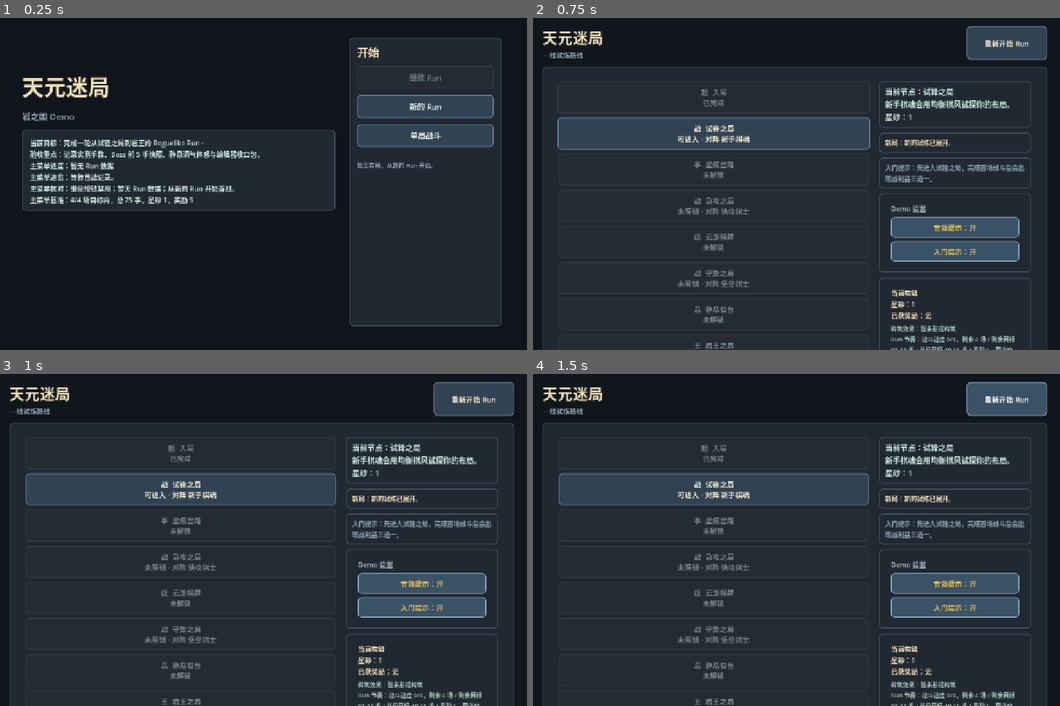
Above: before the commit, frames 1-4 (two rows, left to right).
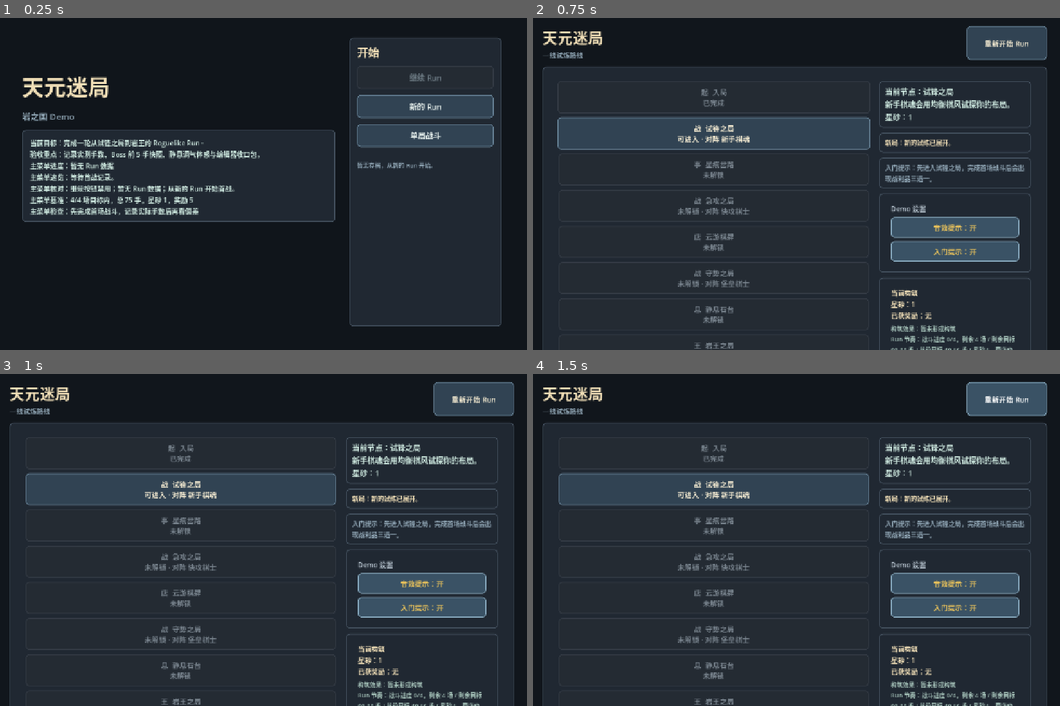
Above: after the commit, the same moments.

Repository: eason522/game
Game: Godot game, scene res://scenes/ui/MainMenu.tscn
Same seed, same stepped clock (60 frames per second), same inputs: the game is played once before the commit and once after it.
Inputs:
- Up to frame 1 (0.25 s): no input
- Up to frame 2 (0.75 s): click "新的 Run" at 0.5 s
- Up to frame 3 (1 s): no input
- Up to frame 4 (1.5 s): click "重新开始 Run" at 1.25 s

The runs differ from the first frame. In frame 1, 0.8% of the frame differs, in the area x 4-64%, y 56-62%; in frame 2, nothing differs; in frame 3, nothing differs; in frame 4, nothing differs.

Commit message:
推进主菜单检查项
本轮在主菜单摘要中复用实机试玩检查清单，按当前存档进度提示先完成首战或继续补齐完整 Run 样本，降低从主菜单恢复试玩时的判断成本。

验证：顺序运行 Godot headless 冒烟套件，并加载 RunMapScene 场景通过。

Diff:
--- a/scripts/ui/MainMenu.gd
+++ b/scripts/ui/MainMenu.gd
@@ -89,7 +89,7 @@
 
 	var summary_panel := PanelContainer.new()
 	summary_panel.add_theme_stylebox_override("panel", panel_style)
-	summary_panel.custom_minimum_size = Vector2(0, 184)
+	summary_panel.custom_minimum_size = Vector2(0, 212)
 	left.add_child(summary_panel)
 
 	summary_label = Label.new()
@@ -160,19 +160,21 @@
 		var snapshot_lines: Array = playtest_simulator.get_live_playtest_snapshot_lines(resume_state)
 		continue_button.text = _resume_button_text(resume_state)
 		status_label.text = "检测到可继续的 Run。\n%s" % _first_line(next_action_lines)
-		summary_label.text = "%s\n主菜单进度：%s\n主菜单速览：%s\n%s\n%s" % [
+		summary_label.text = "%s\n主菜单进度：%s\n主菜单速览：%s\n%s\n%s\n%s" % [
 			_base_summary_text(),
 			_first_line(snapshot_lines).trim_prefix("实机快照："),
 			" / ".join(closeout_lines),
 			_get_main_menu_check_line(resume_state, snapshot_lines, closeout_lines),
 			_get_main_menu_baseline_line(),
+			_get_main_menu_playtest_check_line(resume_state),
 		]
 	else:
 		continue_button.text = "继续 Run"
 		status_label.text = "暂无存档，从新的 Run 开始。"
-		summary_label.text = "%s\n主菜单进度：暂无 Run 数据\n主菜单速览：等待首战记录。\n主菜单核对：继续按钮禁用；暂无 Run 数据；从新的 Run 开始首战。\n%s" % [
+		summary_label.text = "%s\n主菜单进度：暂无 Run 数据\n主菜单速览：等待首战记录。\n主菜单核对：继续按钮禁用；暂无 Run 数据；从新的 Run 开始首战。\n%s\n%s" % [
 			_base_summary_text(),
 			_get_main_menu_baseline_line(),
+			_get_main_menu_playtest_check_line(null),
 		]
 
 
@@ -226,6 +228,11 @@
 	]
 
 
+func _get_main_menu_playtest_check_line(run_state) -> String:
+	var checklist_lines: Array = playtest_simulator.get_live_playtest_checklist(run_state)
+	return "主菜单检查：%s" % _first_line(checklist_lines).trim_prefix("试玩检查：")
+
+
 func _resume_button_text(run_state) -> String:
 	if run_state == null:
 		return "继续 Run"
--- a/tests/main_menu_smoke.gd
+++ b/tests/main_menu_smoke.gd
@@ -58,6 +58,9 @@
 	if scene.summary_label == null or not scene.summary_label.text.contains("主菜单基准") or not scene.summary_label.text.contains("4/4 场目标内"):
 		failures.append("main menu: expected no-save baseline playtest line")
 
+	if scene.summary_label == null or not scene.summary_label.text.contains("主菜单检查") or not scene.summary_label.text.contains("先完成首场战斗"):
+		failures.append("main menu: expected no-save playtest checklist line")
+
 	var run_state := RunStateScript.new(MapGeneratorScript.new().generate_linear_route())
 	RunSaveScript.save_state(run_state)
 	scene._refresh_continue_state()
@@ -85,6 +88,9 @@
 	if scene.summary_label == null or not scene.summary_label.text.contains("主菜单基准") or not scene.summary_label.text.contains("总"):
 		failures.append("main menu: expected saved-run baseline playtest line")
 
+	if scene.summary_label == null or not scene.summary_label.text.contains("主菜单检查") or not scene.summary_label.text.contains("先完成首场战斗"):
+		failures.append("main menu: expected saved-run playtest checklist line")
+
 	run_state.resolve_current_node(true, [{
 		"id": "smoke_reward",
 		"title": "测试奖励",
@@ -104,6 +110,9 @@
 
 	if scene.summary_label == null or not scene.summary_label.text.contains("主菜单核对") or not scene.summary_label.text.contains("领取战利品"):
 		failures.append("main menu: expected launch check to reflect pending rewards")
+
+	if scene.summary_label == null or not scene.summary_label.text.contains("主菜单检查") or not scene.summary_label.text.contains("继续补齐完整 Run 实测 1/4 场"):
+		failures.append("main menu: expected checklist to reflect partial live run progress")
 
 	run_state.pending_rewards.clear()
 	run_state.pending_reward_node_index = -1
Not shown, changed: DEVELOPMENT_PLAN.md
Not shown, changed: README.md
